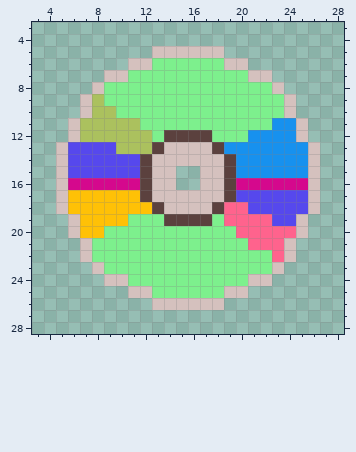
A pixel-art sprite gets an edit: packages/nouns-img-permutator/assets/layer-3/head-cd.png. That is the earlier state.
The file is 32x32 pixels. Shown: x 3..28, y 3..28.
The same view after the edit:
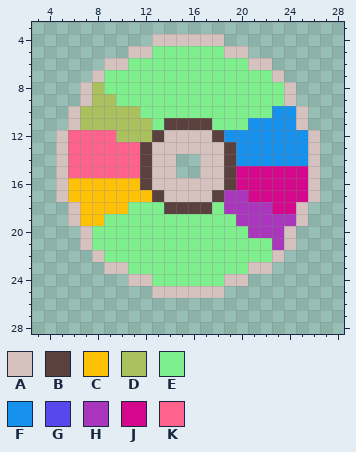
Palette (. is transparent): A #d5c1be  B #5b413e  C #ffc106  D #abc15e  E #7df08d  F #1791ee  G #5648ed  H #ab36be  J #d5088d  K #ff638d
Diff:
@@ x 3..28 @@
  3 ..........................
- 4 ..........................
- 5 ..........AAAAAA..........
- 6 ........AAEEEEEEAA........
- 7 ......AAEEEEEEEEEEAA......
- 8 .....AEEEEEEEEEEEEEEA.....
- 9 ....ADEEEEEEEEEEEEEEEA....
-10 ....ADDEEEEEEEEEEEEEEA....
-11 ...ADDDDDEEEEEEEEEEEFFA...
-12 ...ADDDDDDEBBBBEEEFFFFA...
-13 ..AGGGGDDDBAAAABFFFFFFFA..
-14 ..AGGGGGGBAAAAAABFFFFFFA..
-15 ..AGGGGGGBAA..AABFFFFFFA..
-16 ..AJJJJJJBAA..AABJJJJJJA..
-17 ..ACCCCCCBAAAAAABGGGGGGA..
-18 ..ACCCCCCCBAAAABKKGGGGGA..
-19 ...ACCCCEEEBBBBEKKKKGGA...
-20 ...ACCEEEEEEEEEEEKKKKKA...
-21 ....AEEEEEEEEEEEEEKKKA....
-22 ....AEEEEEEEEEEEEEEEKA....
-23 .....AEEEEEEEEEEEEEEA.....
-24 ......AAEEEEEEEEEEAA......
-25 ........AAEEEEEEAA........
-26 ..........AAAAAA..........
+ 4 ..........AAAAAA..........
+ 5 ........AAEEEEEEAA........
+ 6 ......AAEEEEEEEEEEAA......
+ 7 .....AEEEEEEEEEEEEEEA.....
+ 8 ....ADEEEEEEEEEEEEEEEA....
+ 9 ....ADDEEEEEEEEEEEEEEA....
+10 ...ADDDDDEEEEEEEEEEEFFA...
+11 ...ADDDDDDEBBBBEEEFFFFA...
+12 ..AKKKKDDDBAAAABFFFFFFFA..
+13 ..AKKKKKKBAAAAAABFFFFFFA..
+14 ..AKKKKKKBAA..AABFFFFFFA..
+15 ..AKKKKKKBAA..AABJJJJJJA..
+16 ..ACCCCCCBAAAAAABJJJJJJA..
+17 ..ACCCCCCCBAAAABHHJJJJJA..
+18 ...ACCCCEEEBBBBEHHHHJJA...
+19 ...ACCEEEEEEEEEEEHHHHHA...
+20 ....AEEEEEEEEEEEEEHHHA....
+21 ....AEEEEEEEEEEEEEEEHA....
+22 .....AEEEEEEEEEEEEEEA.....
+23 ......AAEEEEEEEEEEAA......
+24 ........AAEEEEEEAA........
+25 ..........AAAAAA..........
+26 ..........................
 27 ..........................
Pixel boxes of the changes (left, top, right, bottom) in both pictures:
changed: (56, 34, 320, 310)
